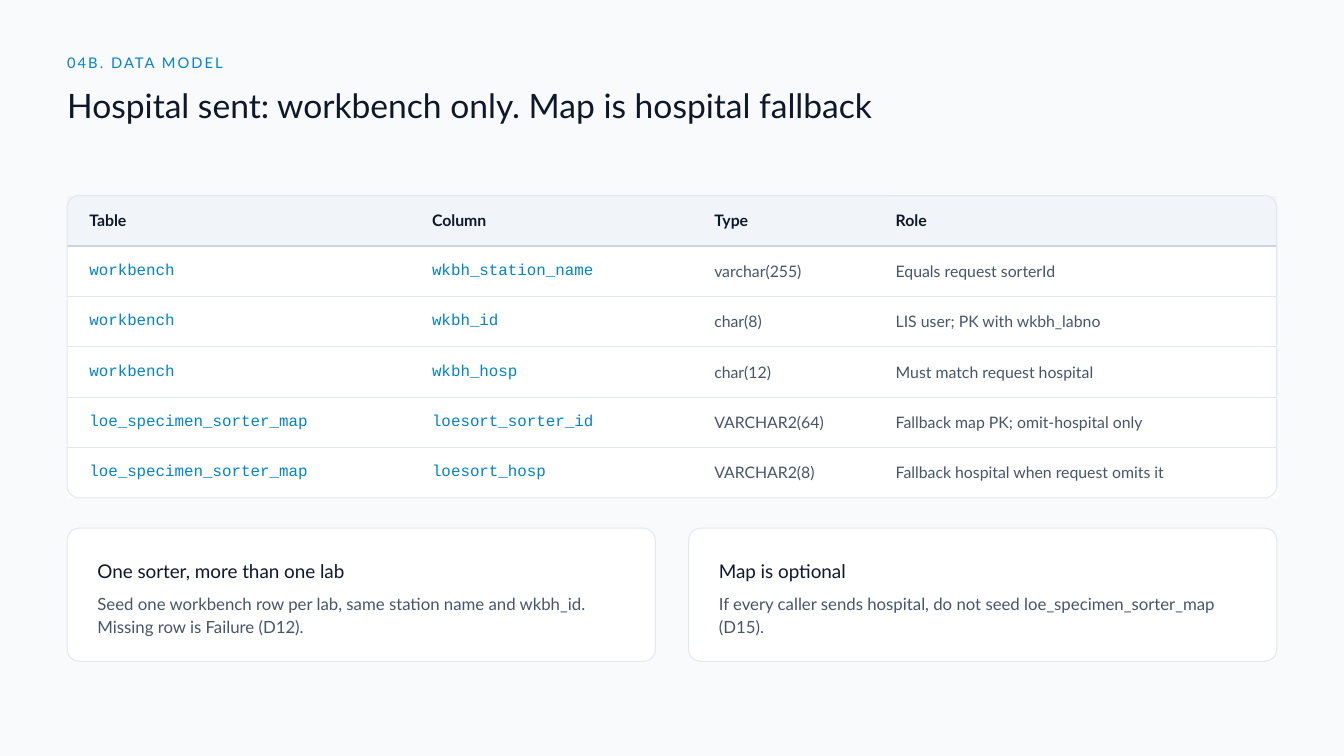
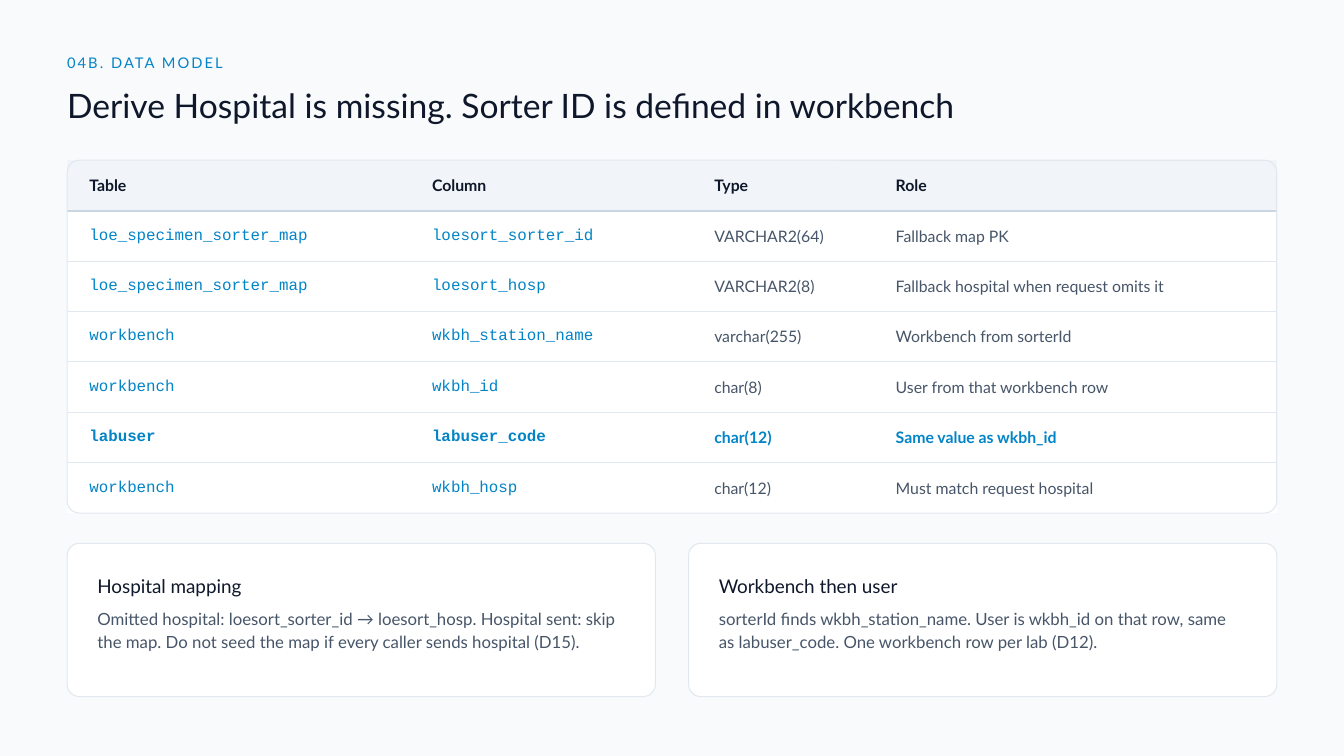
Before and after one commit to DragonChong/HA-Notes, a slide deck: slide 15 of SDLC/Projects/TMP-specimen-sorter-api — Specimen Sorter API/assets/Specimen Sorter API v3.pptx. Drawn at 1344x756 pixels with LibreOffice and Linux fonts; fonts in the diff are those of the drawing. Boxes give left, top, right and bottom in pixels: in the first picture for what was removed or moved away, otherwise in the second. Text is boxed around its words. In the diff, an @@ line names an element or a change of style, - is before the commit and + after.

```diff
--- a/SDLC/Projects/TMP-specimen-sorter-api — Specimen Sorter API/assets/Specimen Sorter API v3.pptx
+++ b/SDLC/Projects/TMP-specimen-sorter-api — Specimen Sorter API/assets/Specimen Sorter API v3.pptx
@@ text at <box>67,93,955,124</box>: text changed @@
-Hospital sent: workbench only. Map is hospital fallback
+Derive Hospital is missing. Sorter ID is defined in workbench
@@ rounded rectangle: place and size @@
-rounded rectangle at <box>68,196,1277,498</box>
+rounded rectangle at <box>68,160,1277,513</box>
@@ table at <box>68,160,1277,501</box> @@
-row 2: workbench | wkbh_station_name | varchar(255) | Equals request sorterId
-row 3: workbench | wkbh_id | char(8) | LIS user; PK with wkbh_labno
+row 2: loe_specimen_sorter_map | loesort_sorter_id | VARCHAR2(64) | Fallback map PK
+row 3: loe_specimen_sorter_map | loesort_hosp | VARCHAR2(8) | Fallback hospital when request omits it
+row 4: workbench | wkbh_station_name | varchar(255) | Workbench from sorterId
+row 5: workbench | wkbh_id | char(8) | User from that workbench row
+row 6: labuser | labuser_code | char(12) | Same value as wkbh_id
-row 5: loe_specimen_sorter_map | loesort_sorter_id | VARCHAR2(64) | Fallback map PK; omit-hospital only
-row 6: loe_specimen_sorter_map | loesort_hosp | VARCHAR2(8) | Fallback hospital when request omits it
@@ table: place and size @@
-table at <box>68,196,1277,485</box>
+table at <box>68,160,1277,501</box>
@@ rounded rectangle: place and size @@
-rounded rectangle at <box>68,528,655,661</box>
+rounded rectangle at <box>68,543,655,697</box>
@@ proportions changed in 3 elements at <box>68,160,1277,513</box>, <box>68,543,655,697</box>, <box>689,543,1276,697</box> @@
@@ rounded rectangle: place and size @@
-rounded rectangle at <box>689,528,1276,661</box>
+rounded rectangle at <box>689,543,1276,697</box>
@@ text at <box>97,579,242,597</box>: text changed @@
-One sorter, more than one lab
+Hospital mapping
@@ text at <box>719,579,897,593</box>: text changed @@
-Map is optional
+Workbench then user
@@ text at <box>97,612,615,651</box>: text changed @@
-Seed one workbench row per lab, same station name and wkbh_id. Missing row is Failure (D12).
+Omitted hospital: loesort_sorter_id → loesort_hosp. Hospital sent: skip the map. Do not seed the map if every caller sends hospital (D15).
@@ text at <box>719,612,1226,651</box>: text changed @@
-If every caller sends hospital, do not seed loe_specimen_sorter_map (D15).
+sorterId finds wkbh_station_name. User is wkbh_id on that row, same as labuser_code. One workbench row per lab (D12).
```
Also in this commit, not shown: 3 other files.
